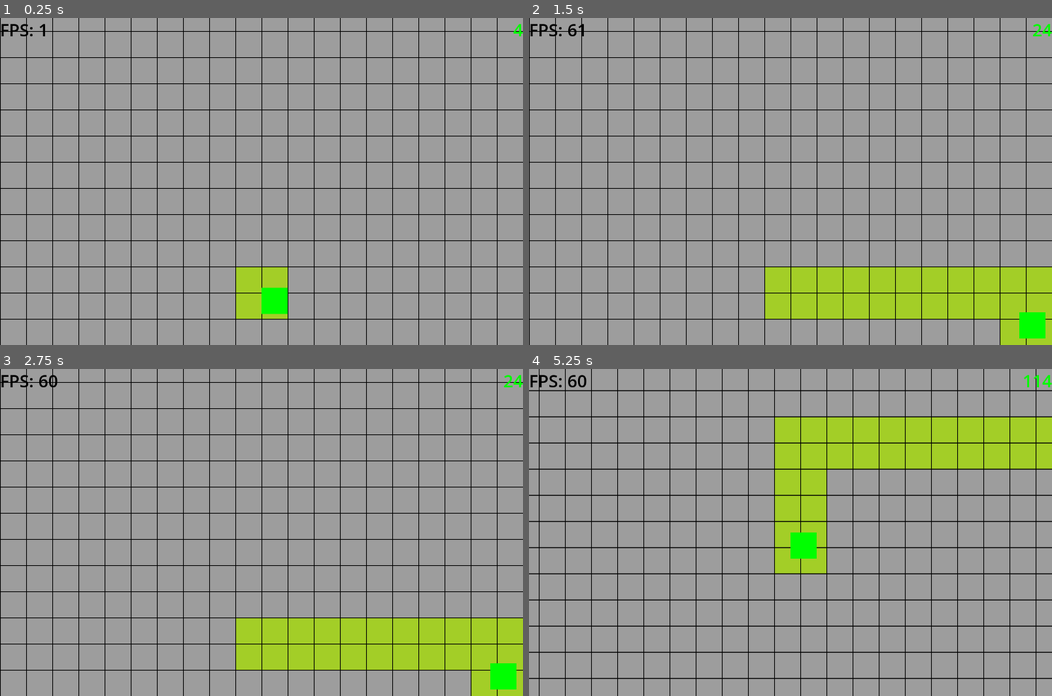
Above: before the commit, frames 1-4 (two rows, left to right).
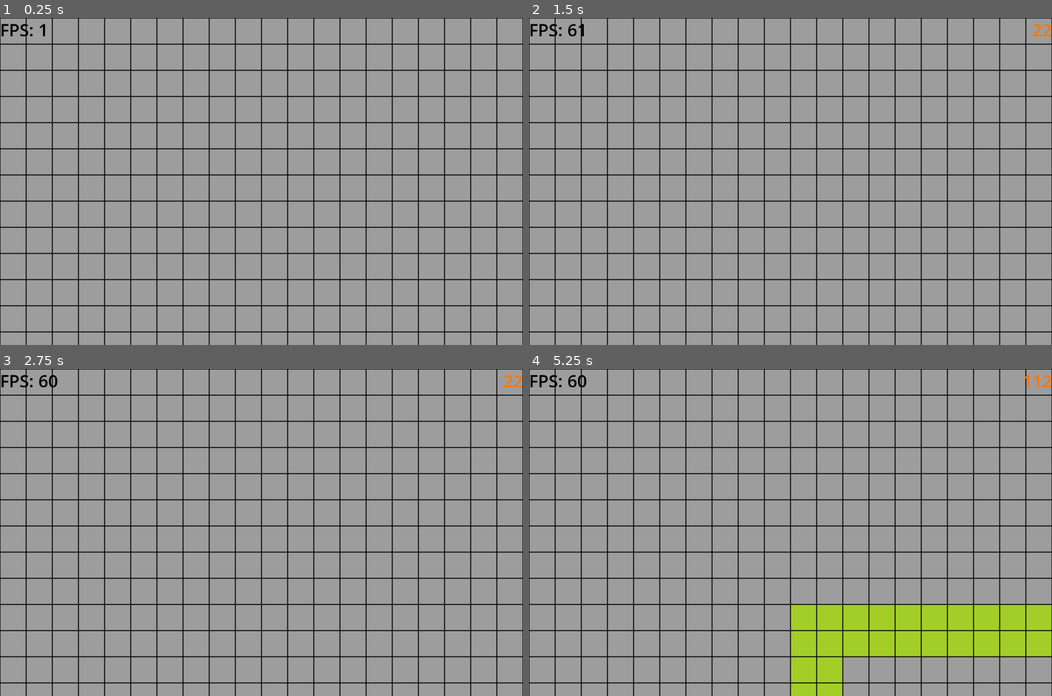
Above: after the commit, the same moments.

Repository: NIK-98/Paint_The_Ground
Game: Godot game, scene res://sceens/level.tscn
Two runs of this game, one before a commit and one after it. Both use one fixed random seed, a clock stepped at 60 frames per second and the inputs below. This scene is started directly instead of the project's main scene.
Inputs:
- Up to frame 1 (0.25 s): no input
- Up to frame 2 (1.5 s): tap Enter at 0.5 s; hold D (right) 0.53-1.28 s; hold S (down) from 1.28 s (still down)
- Up to frame 3 (2.75 s): tap R (reset) at 2 s; release S (down) at 2.03 s; hold D (right) from 2.03 s (still down)
- Up to frame 4 (5.25 s): tap R (reset) at 2.75, 4.15 s; release D (right) at 2.78 s; hold W (up) 2.78-3.53 s; hold A (left) 3.53-5.03 s; hold S (down) from 5.03 s (still down)

The runs differ from the first frame. In frame 1, 13% of the frame differs, in the area x 0-100%, y 0-100%; in frame 2, 20%; in frame 3, 20%; in frame 4, 34%.
Error after the commit: Attempt to call function 'get_node' in base 'null instance' on a null instance. (res://scripts/player.gd:26)

Commit message:
bug fix und bomben mit fehlerhafter sync funktion
-bug mit ui anzeige bei reload vom server entfernt
-bomben hinzugefügt nur das syncen klapt noch nicht

Diff:
--- /dev/null
+++ b/sceens/bombe.tscn
@@ -0,0 +1,17 @@
+[gd_scene load_steps=3 format=3 uid="uid://ctvl7k2hphpvs"]
+
+[ext_resource type="Texture2D" uid="uid://cofso2pqd70dj" path="res://assets/Boomb/boomb.png" id="1_3bc5a"]
+
+[sub_resource type="CircleShape2D" id="CircleShape2D_hce8j"]
+radius = 21.0
+
+[node name="Bombe" type="Node2D" groups=["boom"]]
+
+[node name="Boomb" type="Sprite2D" parent="."]
+texture = ExtResource("1_3bc5a")
+
+[node name="Area2D" type="Area2D" parent="." groups=["boom"]]
+
+[node name="CollisionShape2D" type="CollisionShape2D" parent="Area2D"]
+position = Vector2(0, 3)
+shape = SubResource("CircleShape2D_hce8j")
--- a/scripts/floor.gd
+++ b/scripts/floor.gd
@@ -1,9 +1,14 @@
 extends TileMap
 
 @onready var main = get_parent().get_parent().get_parent()
+@onready var bombe = preload("res://sceens/bombe.tscn")
 
 var with_tiles = 1280*2
 var hight_tiles = 800*2
+var old_spawn_bomb: Vector2
+const  bomb_radius = 64*3
+const bomb_spawn_genzen = 64
+
 
 
 func reset_floor():
@@ -12,3 +17,38 @@
 			var tile_position = local_to_map(Vector2i(x,y))
 			set_cell(0,tile_position,0,Vector2i(0,0))
 			Global.Spielfeld_Size = Vector2(x,y)
+
+
+@rpc("any_peer","call_local")
+func reset_bomb():
+	for c in get_child_count()-1:
+		if get_child(c).is_in_group("boom"):
+			print(get_child(c))
+			get_child(c).queue_free()
+	start_bomben.rpc(4)
+
+
+@rpc("any_peer","call_local")
+func start_bomben(anzahl: int):
+	for i in range(anzahl):
+		spawn_new_bombe(4)
+
+@rpc("any_peer","call_local")
+func spawn_new_bombe(abstand: int):
+	var new_bombe = bombe.instantiate()
+	var randpos = Vector2(randi_range(bomb_spawn_genzen,Global.Spielfeld_Size.x-bomb_spawn_genzen),randi_range(bomb_spawn_genzen,Global.Spielfeld_Size.y-bomb_spawn_genzen))
+	if randpos == old_spawn_bomb*4:
+		old_spawn_bomb = randpos
+		spawn_new_bombe.rpc(abstand)
+		return
+	new_bombe.position = randpos
+	add_child(new_bombe)
+
+@rpc("any_peer","call_local")
+func aktivate_bombe(cell: int, clean:Node2D):
+	for x in range(-bomb_radius,bomb_radius):
+		for y in range(-bomb_radius,bomb_radius):
+			var tile_position = local_to_map(Vector2i(clean.position.x+x,clean.position.y+y))
+			set_cell(0,tile_position,cell,Vector2i(0,0))
+	clean.queue_free()
+	spawn_new_bombe.rpc(4)
--- a/scripts/player.gd
+++ b/scripts/player.gd
@@ -23,7 +23,9 @@
 @onready var input = $PlayerInput
 
 func _ready():
+	main.get_node("UI").hide()
 	map.reset_floor()
+	map.reset_bomb.rpc()
 	get_tree().paused = false
 	if player == multiplayer.get_unique_id():
 		camera.make_current()
@@ -56,6 +58,10 @@
 	if (velocity.x != 0 or velocity.y != 0):
 		painter()
 	score_counter.rpc()
+
+	for area in $Area2D.get_overlapping_areas():
+		if area.is_in_group("boom"):
+			map.aktivate_bombe.rpc(color_cell, area.get_parent())
 
 func painter():
 	if get_parent().get_child(0) != null and get_parent().get_child(0).name == name:
Binary file added: assets/Boomb/boomb.png
Not shown, added: assets/Boomb/boomb.png.import
Not shown, added: assets/Boomb/boomb.pyxel
